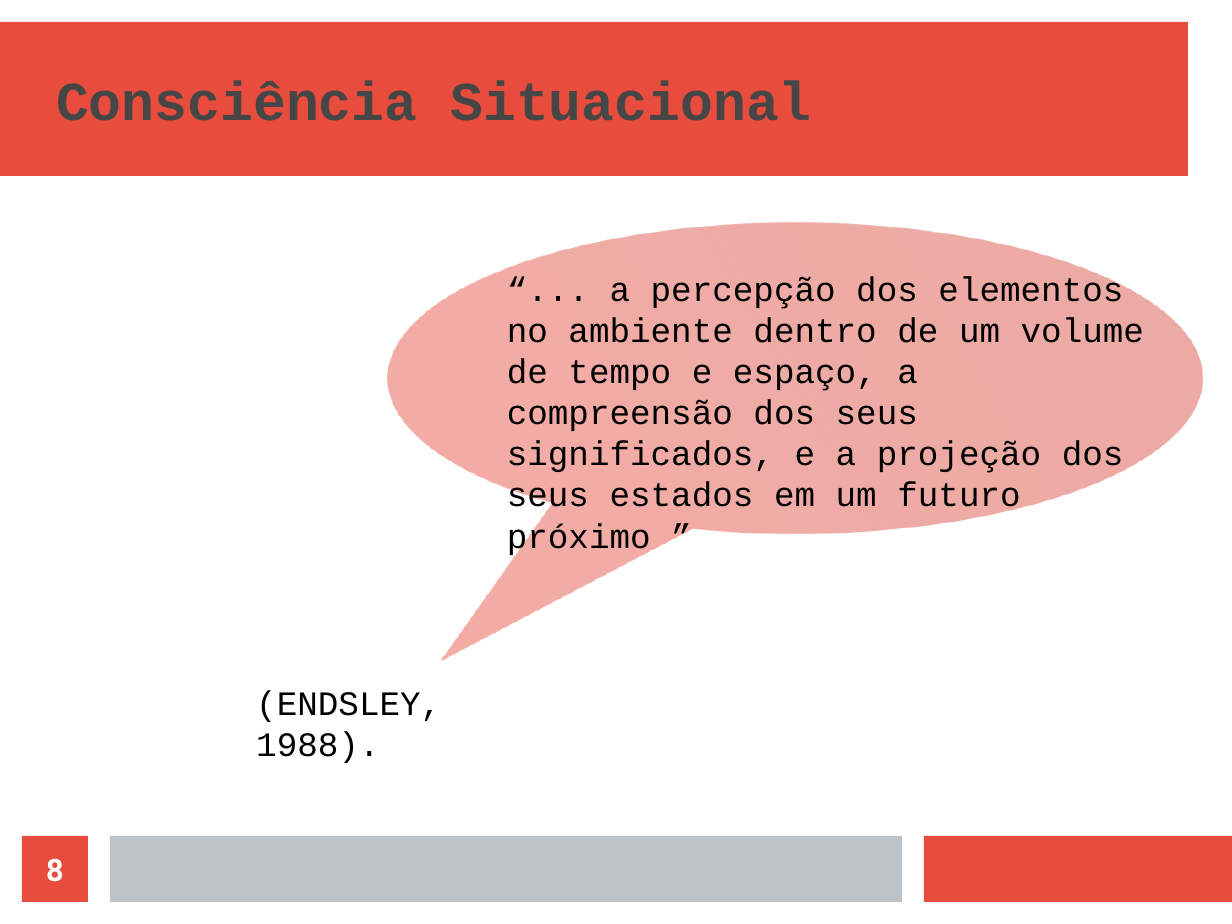
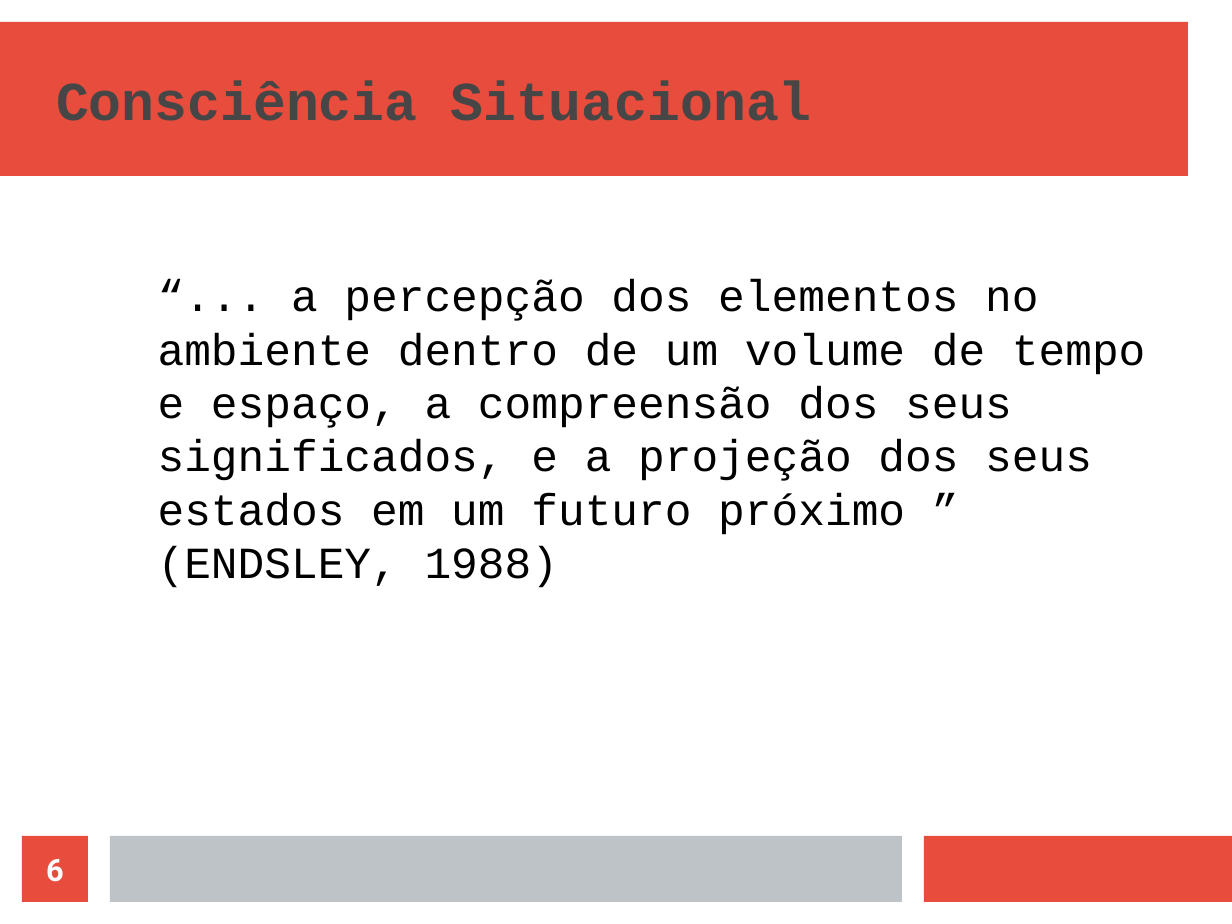
Before and after one commit to naninmartins/TCC-Modelo-de-AVA-com-CS-e-MDE, a slide deck: slide 6 of MODELO DE APOIO AO ENSINO EM AMBIENTES VIRTUAIS - APRESENTAÇÃO (linux).odp (slide 8 before the commit). Drawn at 1232x924 pixels with LibreOffice and Linux fonts; fonts in the diff are those of the drawing. Boxes give left, top, right and bottom in pixels: in the first picture for what was removed or moved away, otherwise in the second. Text is boxed around its words. In the diff, an @@ line names an element or a change of style, - is before the commit and + after.

```diff
--- a/MODELO DE APOIO AO ENSINO EM AMBIENTES VIRTUAIS - APRESENTAÇÃO (linux).odp
+++ b/MODELO DE APOIO AO ENSINO EM AMBIENTES VIRTUAIS - APRESENTAÇÃO (linux).odp
@@ speech bubble removed at (388, 223, 1202, 533) @@
@@ text at (158, 280, 1145, 588): text changed; size 20 to 26 pt @@
-“... a percepção dos elementos no ambiente dentro de um volume de tempo e espaço, a compreensão dos seus significados, e a projeção dos seus estados em um futuro próximo ”
+“... a percepção dos elementos no ambiente dentro de um volume de tempo e espaço, a compreensão dos seus significados, e a projeção dos seus estados em um futuro próximo ” (ENDSLEY, 1988)
@@ text removed at (256, 690, 441, 763) @@
-(ENDSLEY, 1988).
@@ page number at (46, 859, 64, 882): text changed @@
-8
+6
```
Also in this commit, not shown: 13 other slides changed, 2 slides removed, 1 other file.
